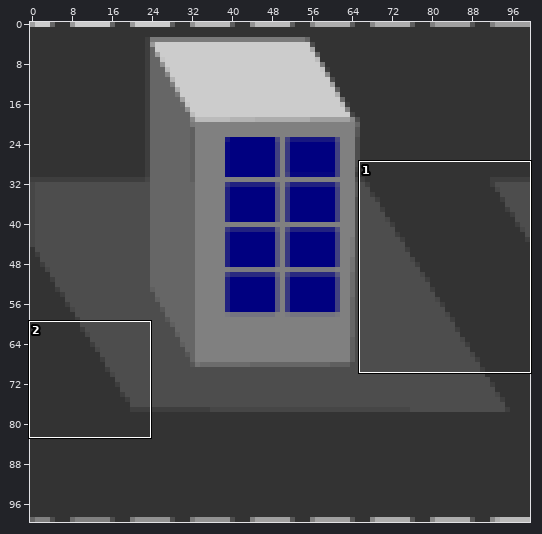
Sprite sheet -- src/resources/citta3.png. The first picture is a wide view before the edit; the outline marks the close-up.
Close-up. Before the edit:
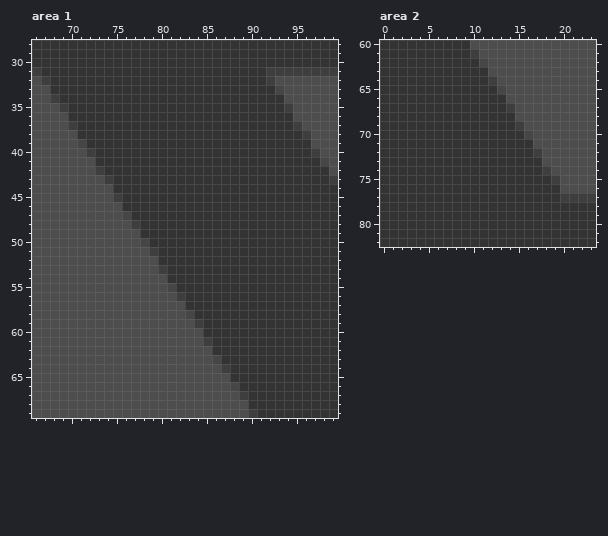
The file is 100x100 pixels. Colours within 5 levels of each other are drawn and written as one. Shown: area 1: x 66..99, y 28..69; area 2: x 0..23, y 60..82. The commit also changed other parts of the picture, which this record leaves out.
Now the later version:
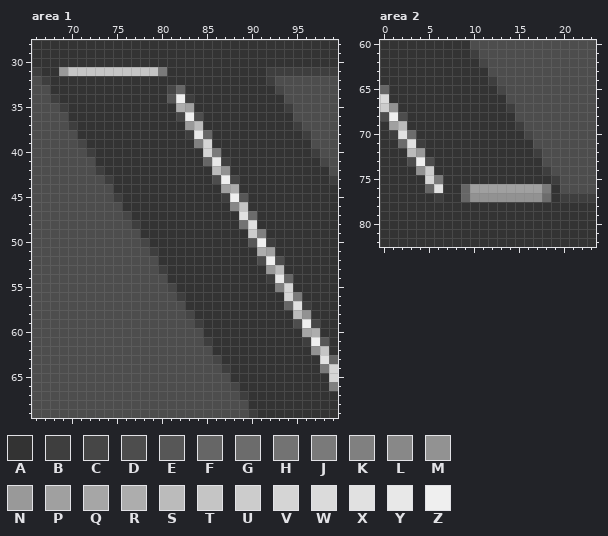
Palette (. is transparent): A #333333  B #3e3e3e  C #464646  D #4d4d4d  E #575757  F #666666  G #6c6c6c  H #737373  J #7a7a7a  K #808080  L #888888  M #929292  N #999999  P #a0a0a0  Q #a6a6a6  R #adadad  S #bbbbbb  T #c5c5c5  U #cccccc  V #d5d5d5  W #dbdbdb  X #e1e1e1  Y #e8e8e8  Z #efefef
Difference:
Changed rows in their new state; - is an unchanged pixel.
Area 1:
first column x 69:
31 NTTTTTTTTTTJ-------------------
33 ------------CF-----------------
34 ------------EZB----------------
35 -------------RP----------------
36 -------------CZD---------------
37 --------------NS---------------
38 --------------BYF--------------
39 ---------------KV--------------
40 ----------------VJ-------------
41 ----------------FYB------------
42 -----------------SM------------
43 -----------------DZC-----------
44 ------------------PR-----------
45 ------------------BZE----------
46 -------------------LT----------
47 --------------------XG---------
48 --------------------HX---------
49 ---------------------UK--------
50 ---------------------EZB-------
51 ----------------------RP-------
52 ----------------------DZD------
53 -----------------------NS------
54 -----------------------BYF-----
55 ------------------------KV-----
56 -------------------------VJ----
57 -------------------------FXB---
58 --------------------------SM---
59 --------------------------DZC--
60 ---------------------------QR--
61 ---------------------------BZE-
62 ----------------------------MT-
63 -----------------------------XF
64 -----------------------------JV
65 ------------------------------V
66 ------------------------------K
Area 2:
first column x 0:
65 F------------------
66 W------------------
67 UM-----------------
68 DZD----------------
69 -PS----------------
70 -BXG---------------
71 --GXB--------------
72 ---SN--------------
73 ---DZD-------------
74 ----MU-------------
75 -----VJ------------
76 -----FX--FPPPPPPPPJ
77 ------B--FMMMMMMMMG
Changed places in both close-ups, as pixel boxes (x1, y1, x2, y2):
changed: (59, 67, 338, 391)
changed: (380, 85, 551, 202)
